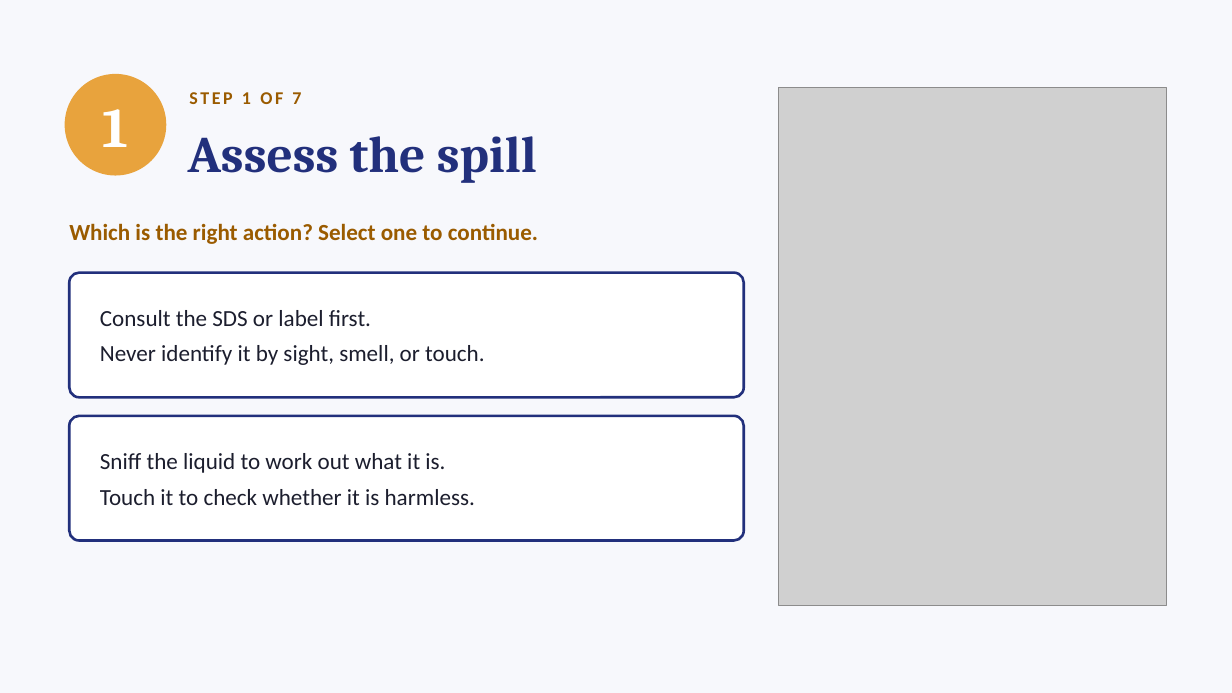
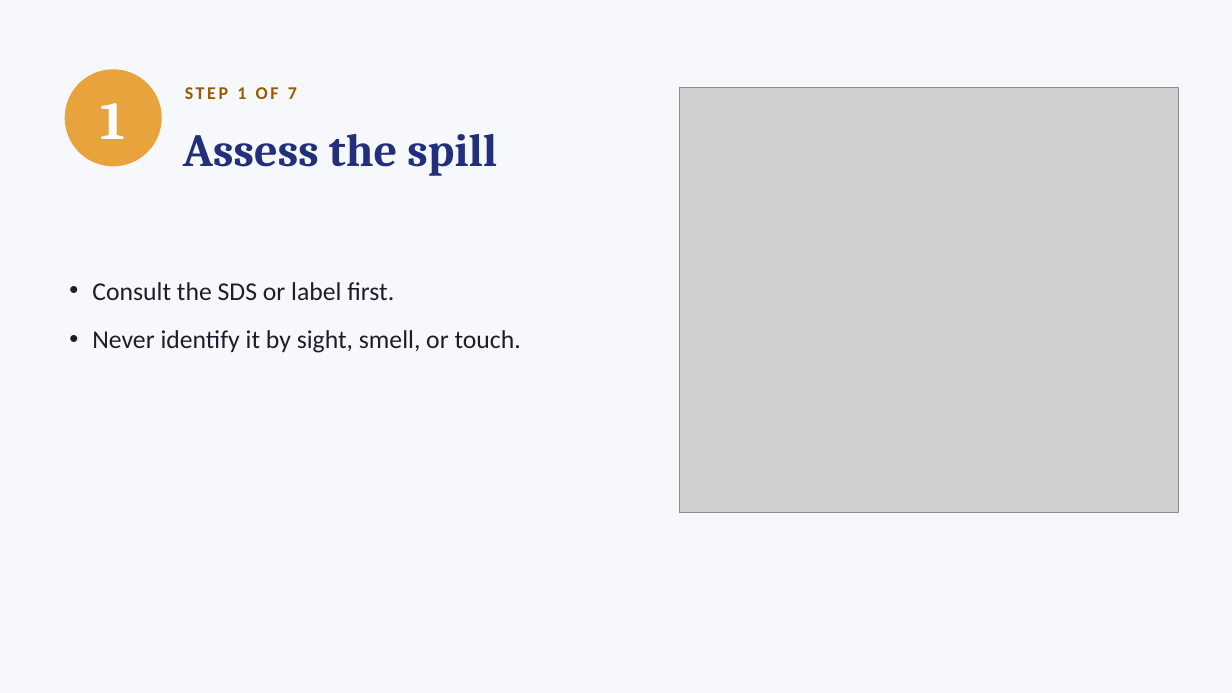
Before and after one commit to ProfeAnaEslavaEdTech/eLearningportfolio, a slide deck: slide 2 of assets/Spill-7-Steps-video.pptx. Drawn at 1232x693 pixels with LibreOffice and Linux fonts; fonts in the diff are those of the drawing; grey boxes stand for pictures. Boxes give left, top, right and bottom in pixels: in the first picture for what was removed or moved away, otherwise in the second. Text is boxed around its words. In the diff, an @@ line names an element or a change of style, - is before the commit and + after.

```diff
--- a/assets/Spill-7-Steps-video.pptx
+++ b/assets/Spill-7-Steps-video.pptx
@@ text "1" at (x1=101, y1=103, x2=126, y2=139): size 44 to 42 pt @@
@@ ellipse resized from (x1=65, y1=74, x2=166, y2=176) to (x1=65, y1=69, x2=162, y2=166) @@
@@ text "STEP 1 OF 7" moved from (x1=189, y1=92, x2=301, y2=104) to (x1=185, y1=87, x2=297, y2=99) @@
@@ picture resized from (x1=779, y1=88, x2=1167, y2=605) to (x1=679, y1=88, x2=1178, y2=513) @@
@@ text "Assess the spill" at (x1=183, y1=134, x2=497, y2=176): size 40 to 36 pt @@
@@ text "Consult the SDS or label ..." moved from (x1=69, y1=273, x2=744, y2=397) to (x1=92, y1=282, x2=521, y2=353) @@
@@ text "Consult the SDS or label ..." at (x1=92, y1=282, x2=521, y2=353): size 18 to 20 pt; bullet none to •; more space between paragraphs; fill #FFFFFF to none; outline #22307C 2 pt to none @@
@@ text removed at (x1=69, y1=223, x2=538, y2=244) @@
-Which is the right action? Select one to continue.
@@ rounded rectangle removed at (x1=69, y1=416, x2=744, y2=541) @@
-Sniff the liquid to work out what it is.
-Touch it to check whether it is harmless.
```
Also in this commit, not shown: 8 other slides changed.
